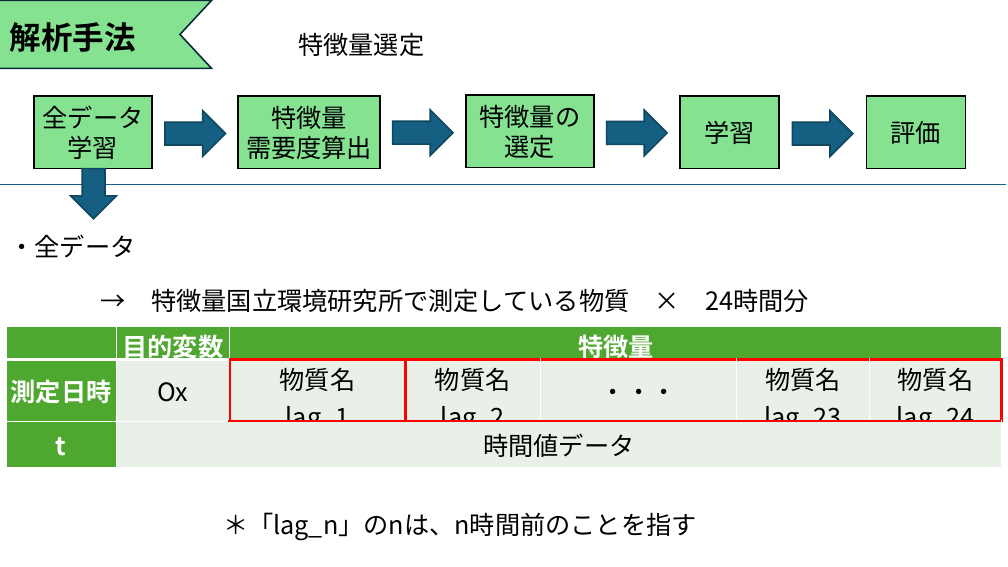
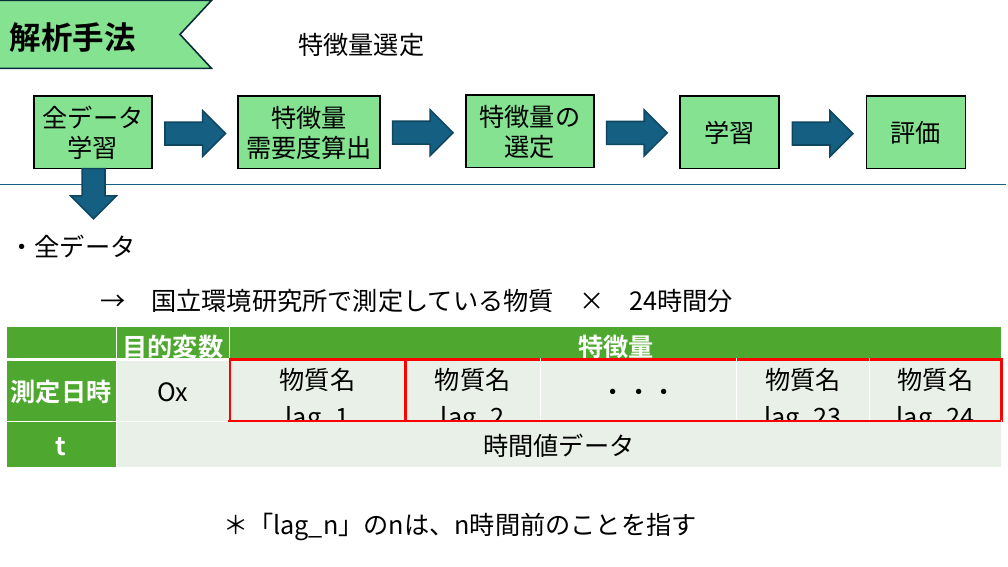
Before and after one commit to Tatsuki0623/lab, a slide deck: slide 24 of out_data/21T7-008.pptx (slide 7 before the commit). Drawn at 1008x567 pixels with LibreOffice and Linux fonts; fonts in the diff are those of the drawing. Boxes give left, top, right and bottom in pixels: in the first picture for what was removed or moved away, otherwise in the second. Text is boxed around its words. In the diff, an @@ line names an element or a change of style, - is before the commit and + after.

```diff
--- a/out_data/21T7-008.pptx
+++ b/out_data/21T7-008.pptx
@@ text at (151,288,733,312): text changed @@
-→ 特徴量国立環境研究所で測定している物質 × 24時間分
+→ 国立環境研究所で測定している物質 × 24時間分
```
Also in this commit, not shown: 10 other slides changed, 3 slides added.
